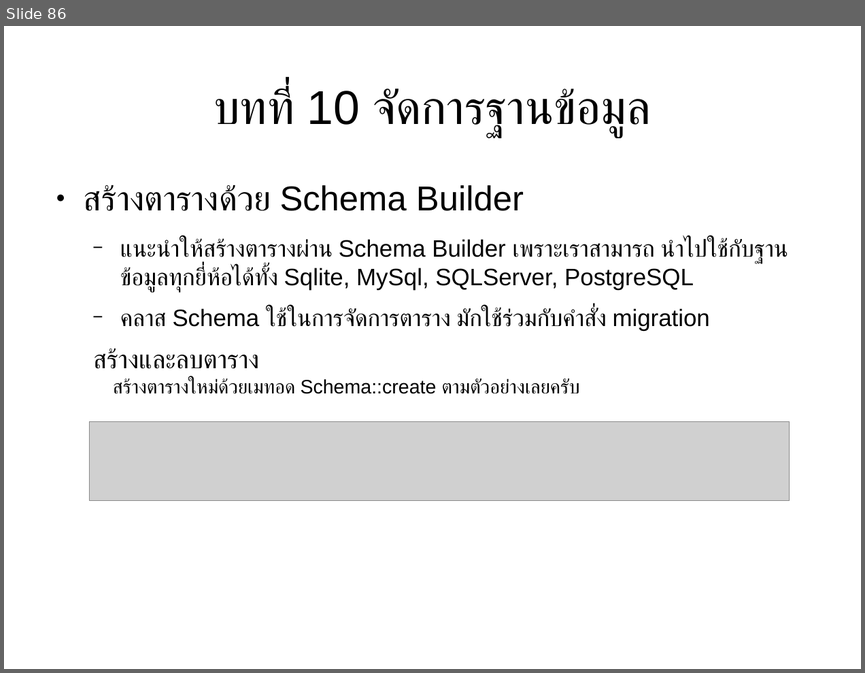
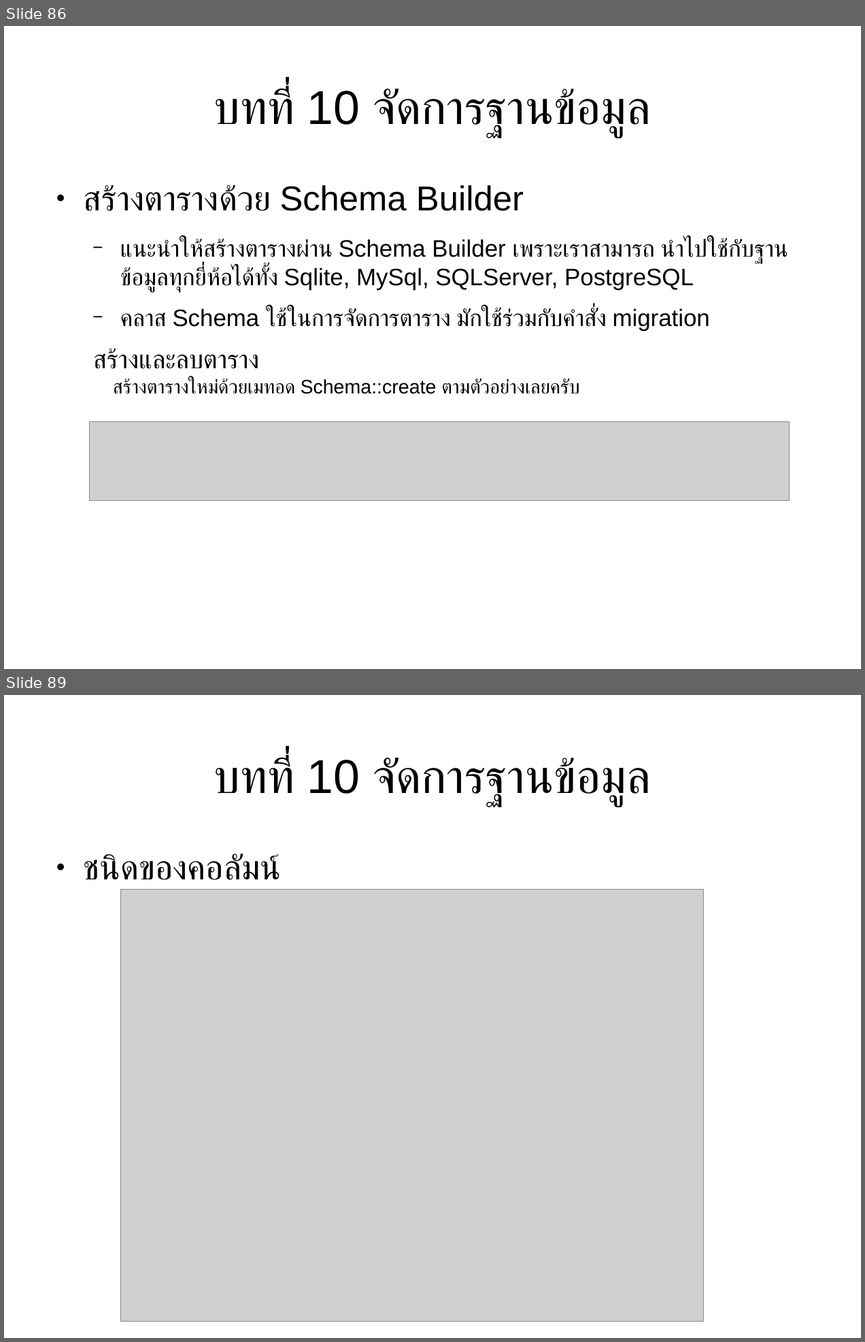
Before and after one commit to expstudio/Laravel-Course-Material, a slide deck: slide course.odp. Shown one above the other, each under a label of ours: slide 86 before the commit, slides 86 and 89 after it; the slides between them are not shown. The pictures are 865x673 and 865x1342 pixels, drawn with LibreOffice and Linux fonts; fonts in the diff are those of the drawing; grey boxes stand for pictures. Boxes give left, top, right and bottom in pixels: in the first picture for what was removed or moved away, otherwise in the second. Text is boxed around its words. In the diff, an @@ line names an element or a change of style, - is before the commit and + after.

```diff
--- a/slide course.odp
+++ b/slide course.odp
@@ slide 89 added at (4,695,861,1338), background #FFFFFF @@
@@ title added at (213,756,651,807), 44 pt, text #000000 @@
+บทที่ 10 จัดการฐานข้อมูล
@@ text added at (84,853,279,880), 32 pt, text #000000 @@
+● ชนิดของคอลัมน์
@@ picture added at (121,889,704,1322) @@
```
Also in this commit, not shown: 4 other slides added, 1 slide removed, 1 other file.
